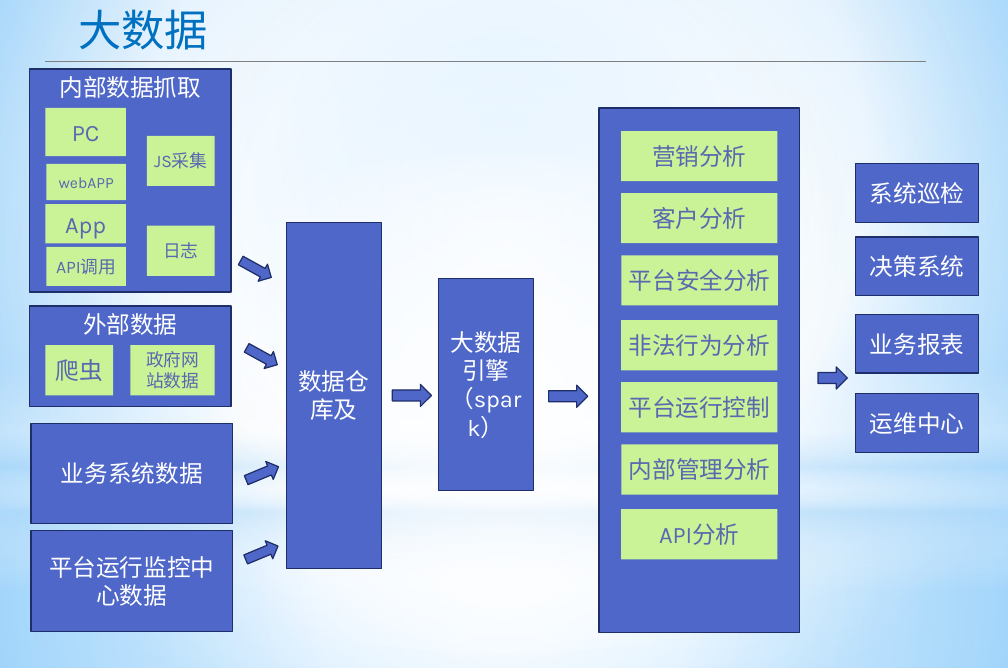
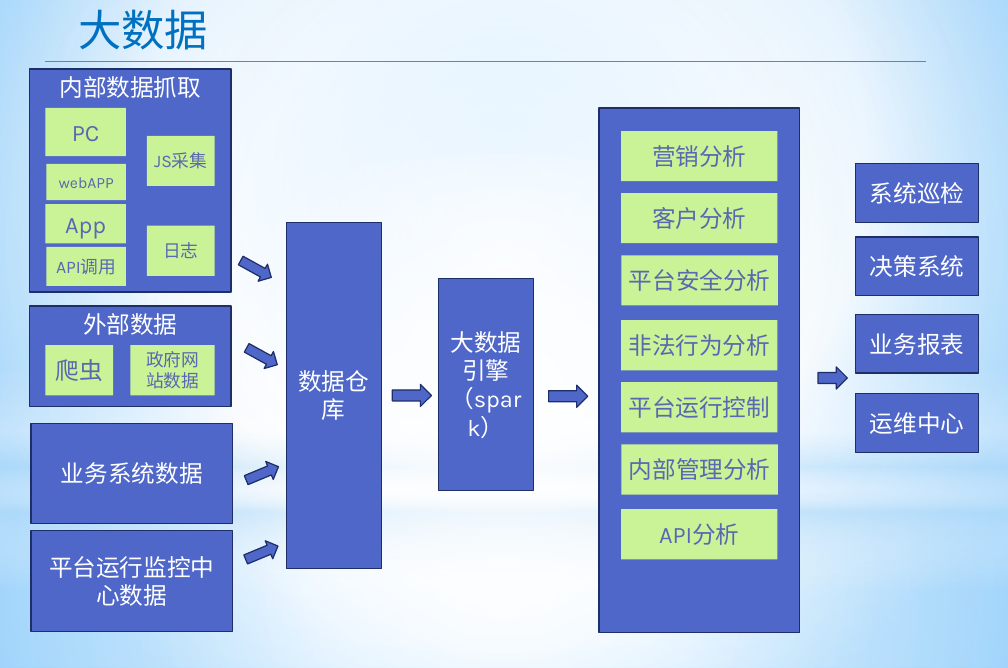
Before and after one commit to apporoad/DesignAndScheme2017, a slide deck: slide 12 of c云服务架构/Paas架构设计.pptx. Drawn at 1008x668 pixels with LibreOffice and Linux fonts; fonts in the diff are those of the drawing. Boxes give left, top, right and bottom in pixels: in the first picture for what was removed or moved away, otherwise in the second. Text is boxed around its words. In the diff, an @@ line names an element or a change of style, - is before the commit and + after.

```diff
--- a/c云服务架构/Paas架构设计.pptx
+++ b/c云服务架构/Paas架构设计.pptx
@@ text in rectangle at [298, 370, 369, 420]: text changed @@
-数据仓库及
+数据仓库
```
Also in this commit, not shown: 3 other files.
